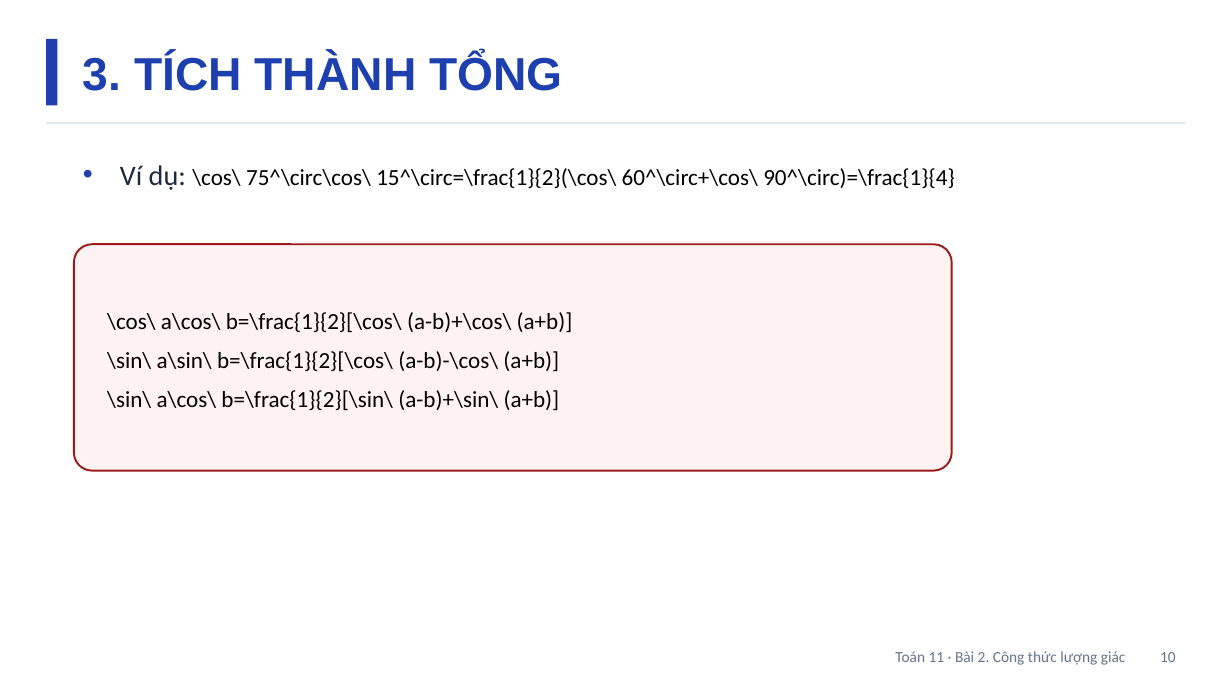
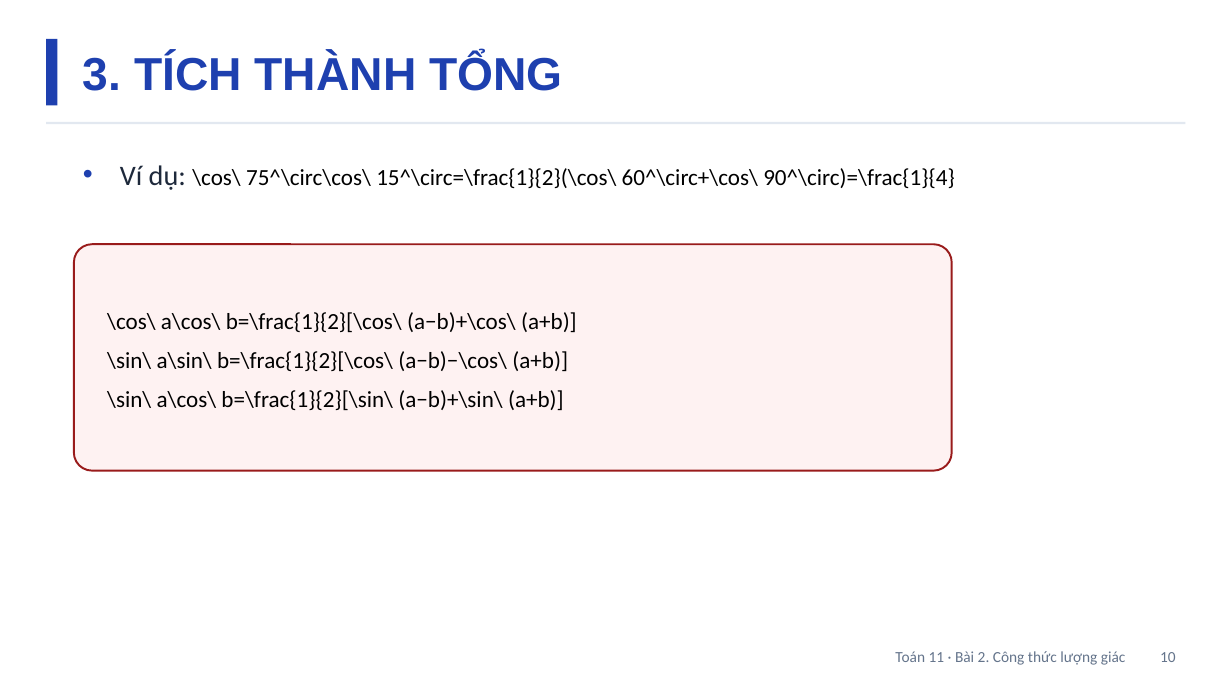
Before and after one commit to Trangtu66/Taode_thi_online, a slide deck: slide 10 of slides/Toan11/Slide_TOAN11_Bai2_T4-5.pptx. Drawn at 1232x693 pixels with LibreOffice and Linux fonts; fonts in the diff are those of the drawing. Boxes give left, top, right and bottom in pixels: in the first picture for what was removed or moved away, otherwise in the second. Text is boxed around its words. In the diff, an @@ line names an element or a change of style, - is before the commit and + after.

```diff
--- a/slides/Toan11/Slide_TOAN11_Bai2_T4-5.pptx
+++ b/slides/Toan11/Slide_TOAN11_Bai2_T4-5.pptx
@@ text at (107,312,577,410): text changed @@
-\cos\ a\cos\ b=\frac{1}{2}[\cos\ (a-b)+\cos\ (a+b)]
-\sin\ a\sin\ b=\frac{1}{2}[\cos\ (a-b)-\cos\ (a+b)]
-\sin\ a\cos\ b=\frac{1}{2}[\sin\ (a-b)+\sin\ (a+b)]
+\cos\ a\cos\ b=\frac{1}{2}[\cos\ (a−b)+\cos\ (a+b)]
+\sin\ a\sin\ b=\frac{1}{2}[\cos\ (a−b)−\cos\ (a+b)]
+\sin\ a\cos\ b=\frac{1}{2}[\sin\ (a−b)+\sin\ (a+b)]
```
Also in this commit, not shown: 6 other slides changed, 50 other files.
